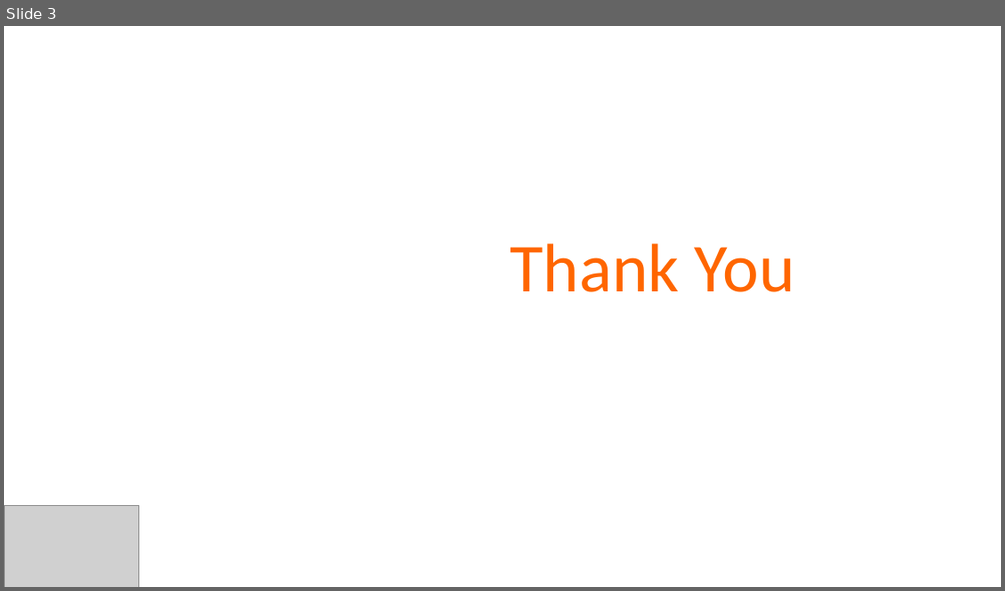
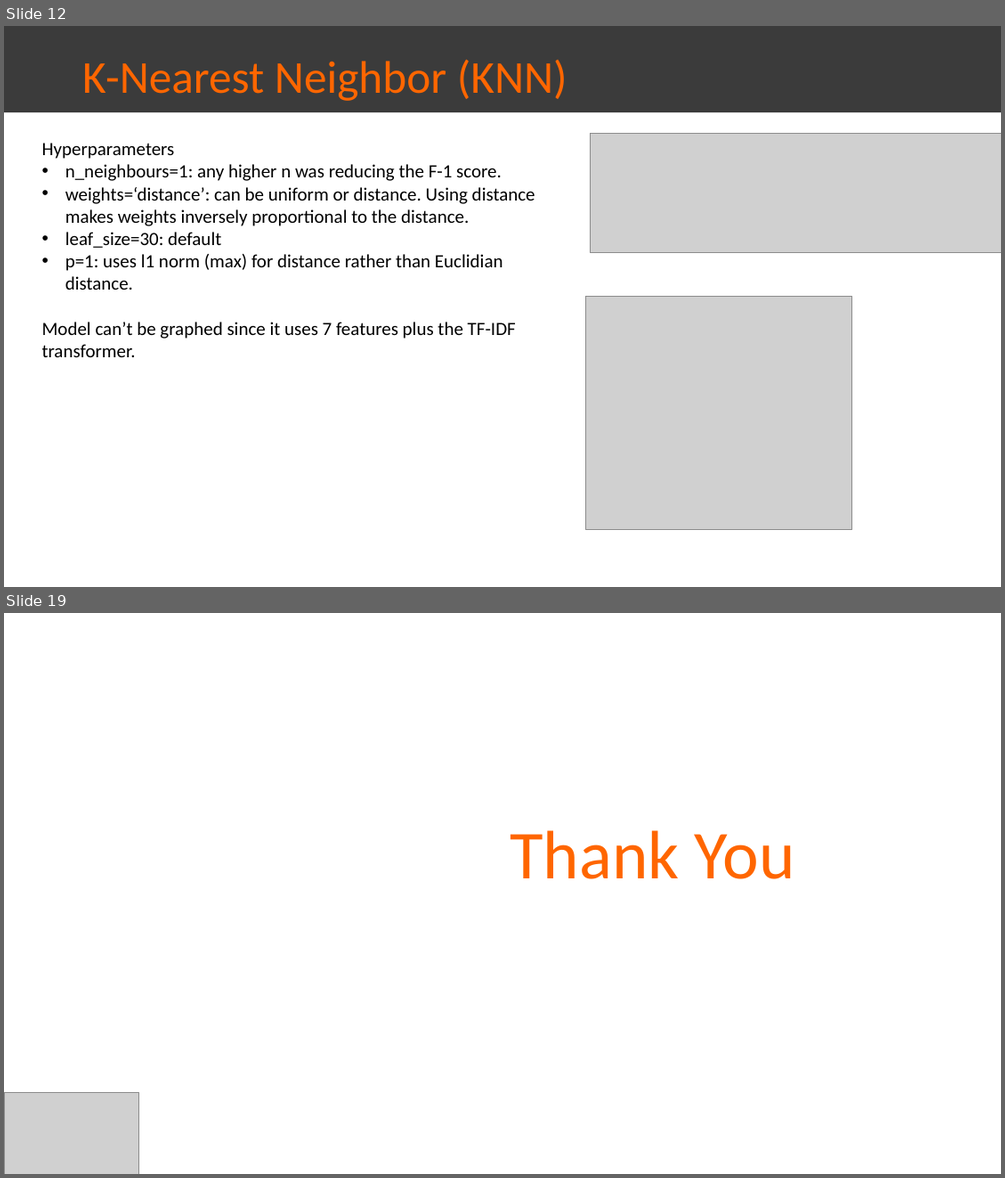
Before and after one commit to farischaudhry/twitter-sentiment-analysis, a slide deck: Final.pptx. Shown one above the other, each under a label of ours: slide 3 before the commit, slides 12 and 19 after it; the slides between them are not shown. The pictures are 1005x591 and 1005x1178 pixels, drawn with LibreOffice and Linux fonts; fonts in the diff are those of the drawing; grey boxes stand for pictures. Boxes give left, top, right and bottom in pixels: in the first picture for what was removed or moved away, otherwise in the second. Text is boxed around its words. In the diff, an @@ line names an element or a change of style, - is before the commit and + after.

```diff
--- a/Final.pptx
+++ b/Final.pptx
@@ slide 12 added at (4, 26, 1001, 587), background #FFFFFF @@
@@ rectangle added at (4, 26, 1001, 112), fill #3B3B3B, 44 pt, text #FF6600 @@
+K-Nearest Neighbor (KNN)
@@ text added at (42, 143, 535, 357), 18 pt, text #000000 @@
+Hyperparameters
+• n_neighbours=1: any higher n was reducing the F-1 score.
+• weights=‘distance’: can be uniform or distance. Using distance makes weights inversely proportional to the distance.
+• leaf_size=30: default
+• p=1: uses l1 norm (max) for distance rather than Euclidian distance.
+Model can’t be graphed since it uses 7 features plus the TF-IDF transformer.
@@ picture added at (591, 133, 1001, 252) @@
@@ picture added at (586, 296, 852, 529) @@
@@ what was slide 3 is now slide 19 @@
```
Also in this commit, not shown: 1 slide changed, 16 other slides added, 1 slide removed, 2 other files.
